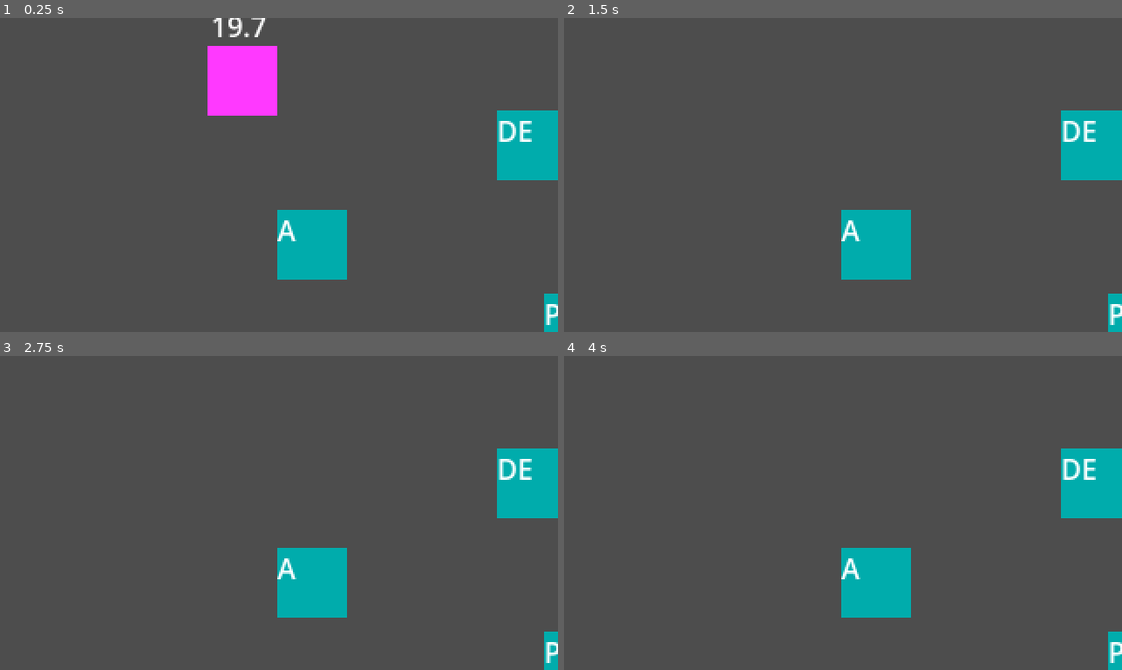
Above: before the commit, frames 1-4 (two rows, left to right).
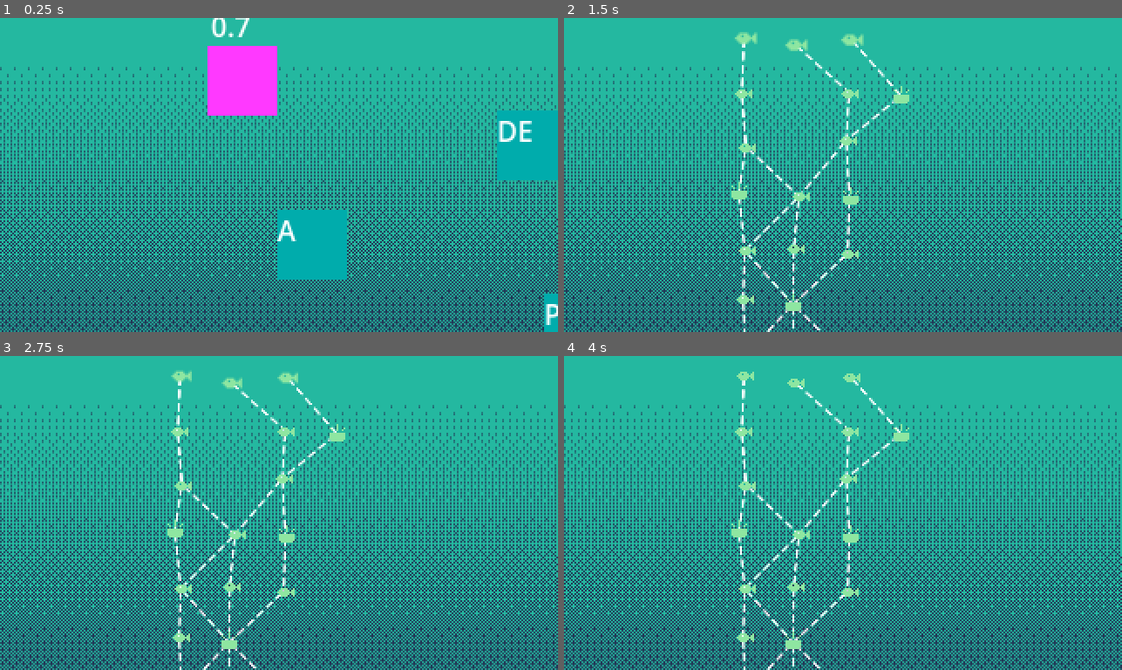
Above: after the commit, the same moments.

Repository: get-shwifty/LD57
Game: Godot game, scene res://Game/main_scene.tscn
Two runs of this game, one before a commit and one after it. Both use one fixed random seed, a clock stepped at 60 frames per second and the inputs below.
Inputs (mouse positions are in pixels of both pictures, inside the frame that each line leads up to):
- Up to frame 1 (0.25 s): no input
- Up to frame 2 (1.5 s): tap Enter (game_compose_word) at 0.5 s; move the mouse to (965, 159) at 0.52 s; hold D (move_right) 0.53-1.28 s; hold Mouse wheel up (scroll_up) 0.53-1.28 s; click (965, 159) at 0.67 s; tap Space (fire) at 1.25, 1.35 s; move the mouse to (731, 190) at 1.27 s; hold S (move_down) from 1.28 s (still down)
- Up to frame 3 (2.75 s): tap Mouse wheel up (scroll_up) at 1.55 s; move the mouse to (334, 443) at 2.02 s; release S (move_down) at 2.03 s; hold D (move_right) from 2.03 s (still down); hold Mouse wheel up (scroll_up) from 2.03 s (still down); click (334, 443) at 2.1 s
- Up to frame 4 (4 s): tap Enter (game_compose_word) at 2.75, 2.85 s; move the mouse to (815, 575) at 2.77 s; release D (move_right) at 2.78 s; release Mouse wheel up (scroll_up) at 2.78 s; hold W (move_up) 2.78-3.53 s; click (815, 575) at 2.92 s; tap Mouse wheel up (scroll_up) at 3.05, 3.8 s; move the mouse to (1010, 560) at 3.52 s; hold A (move_left) from 3.53 s (still down); hold Mouse wheel down (scroll_down) from 3.53 s (still down)

The runs differ from the first frame. In frame 1, 92% of the frame differs, in the area x 0-100%, y 0-100%; in frame 2, 100%; in frame 3, 100%; in frame 4, 100%.

Commit message:
link between level and map

Diff:
--- a/gd_project/GUI/Map.tscn
+++ b/gd_project/GUI/Map.tscn
@@ -1,14 +1,8 @@
-[gd_scene load_steps=5 format=3 uid="uid://bw3v0sr71ds7l"]
+[gd_scene load_steps=4 format=3 uid="uid://bw3v0sr71ds7l"]
 
 [ext_resource type="Script" uid="uid://c6di4ajqsqm26" path="res://GUI/map_generator.gd" id="1_ktjkf"]
 [ext_resource type="Script" uid="uid://b7woe163sweur" path="res://GUI/map.gd" id="1_v258p"]
-
-[sub_resource type="Gradient" id="Gradient_ktjkf"]
-offsets = PackedFloat32Array(0, 0.684524, 1)
-colors = PackedColorArray(0, 0.100207, 0.19466, 1, 0.276093, 0.557458, 0.639529, 1, 0.723445, 0.992843, 0.867072, 1)
-
-[sub_resource type="GradientTexture1D" id="GradientTexture1D_v258p"]
-gradient = SubResource("Gradient_ktjkf")
+[ext_resource type="Texture2D" uid="uid://bttlkgy3yuih6" path="res://GUI/map.png" id="3_ua3gp"]
 
 [node name="Map" type="Node2D"]
 script = ExtResource("1_v258p")
@@ -29,19 +23,17 @@
 
 [node name="MapBackground" type="CanvasLayer" parent="."]
 layer = -1
-rotation = 1.5708
-transform = Transform2D(-4.37114e-08, 1, -1, -4.37114e-08, 0, 0)
 
 [node name="Background" type="TextureRect" parent="MapBackground"]
 anchors_preset = -1
 anchor_left = -0.003
 anchor_top = -1.783
 anchor_right = 0.661
-offset_left = -0.04
-offset_top = 0.940033
-offset_right = 43.48
+offset_left = 0.96
+offset_top = 269.94
+offset_right = 159.48
+offset_bottom = 309.0
 grow_horizontal = 2
 grow_vertical = 2
 scale = Vector2(0.862527, 0.994627)
-texture = SubResource("GradientTexture1D_v258p")
-flip_h = true
+texture = ExtResource("3_ua3gp")
--- a/gd_project/GUI/MapRoom.tscn
+++ b/gd_project/GUI/MapRoom.tscn
@@ -1,7 +1,43 @@
-[gd_scene load_steps=8 format=3 uid="uid://x8ulty73bcdl"]
+[gd_scene load_steps=13 format=3 uid="uid://x8ulty73bcdl"]
 
 [ext_resource type="Script" uid="uid://c0kmlmewb3vxa" path="res://GUI/map_room.gd" id="1_wiavm"]
-[ext_resource type="Texture2D" uid="uid://isdro2qkybgv" path="res://GUI/icon.svg" id="2_wiavm"]
+[ext_resource type="Texture2D" uid="uid://e5xemx6k5mkj" path="res://GUI/icons.png" id="2_wiavm"]
+
+[sub_resource type="AtlasTexture" id="AtlasTexture_hh5km"]
+atlas = ExtResource("2_wiavm")
+region = Rect2(20, 0, 20, 20)
+
+[sub_resource type="AtlasTexture" id="AtlasTexture_wj0d6"]
+atlas = ExtResource("2_wiavm")
+region = Rect2(40, 0, 20, 20)
+
+[sub_resource type="AtlasTexture" id="AtlasTexture_ye35i"]
+atlas = ExtResource("2_wiavm")
+region = Rect2(0, 20, 20, 20)
+
+[sub_resource type="AtlasTexture" id="AtlasTexture_qqogc"]
+atlas = ExtResource("2_wiavm")
+region = Rect2(0, 0, 20, 20)
+
+[sub_resource type="SpriteFrames" id="SpriteFrames_qian6"]
+animations = [{
+"frames": [{
+"duration": 1.0,
+"texture": SubResource("AtlasTexture_hh5km")
+}, {
+"duration": 1.0,
+"texture": SubResource("AtlasTexture_wj0d6")
+}, {
+"duration": 1.0,
+"texture": SubResource("AtlasTexture_ye35i")
+}, {
+"duration": 1.0,
+"texture": SubResource("AtlasTexture_qqogc")
+}],
+"loop": true,
+"name": &"default",
+"speed": 5.0
+}]
 
 [sub_resource type="CircleShape2D" id="CircleShape2D_vw6kk"]
 radius = 16.0
@@ -101,9 +137,8 @@
 width = 5.0
 default_color = Color(0.310762, 0.451059, 0.235512, 1)
 
-[node name="Sprite2D" type="Sprite2D" parent="RoomVisuals"]
-scale = Vector2(0.1, 0.1)
-texture = ExtResource("2_wiavm")
+[node name="AnimatedSprite2D" type="AnimatedSprite2D" parent="RoomVisuals"]
+sprite_frames = SubResource("SpriteFrames_qian6")
 
 [node name="CollisionShape2D" type="CollisionShape2D" parent="."]
 light_mask = 8
--- a/gd_project/GUI/map.gd
+++ b/gd_project/GUI/map.gd
@@ -4,6 +4,8 @@
 const SCROLL_SPEED := 15
 const MAP_ROOM = preload("res://GUI/MapRoom.tscn")
 const MAP_LINE = preload("res://GUI/MapLine.tscn")
+
+signal map_exited(room: Room)
 
 @onready var map_generator: MapGenerator = $MapGenerator
 @onready var lines: Node2D = %Lines
@@ -19,13 +21,16 @@
 func _ready() -> void:
 	camera_edge_y = MapGenerator.Y_DIST * (MapGenerator.FLOORS - 1)
 
-	generate_new_map()
-	unlock_floor(0) # Permet d'activer le premier étage en entier
+	#generate_new_map()
+	#unlock_floor(0) # Permet d'activer le premier étage en entier
 
 ## Surcharge de la fonction input pour permettre le scroll vertical
 func _input(event: InputEvent) -> void:
 	if event.is_action_pressed("scroll_up"):
+		print("SCROLL")
+		print(camera_2d.position.y)
 		camera_2d.position.y -= SCROLL_SPEED
+		print(camera_2d.position.y)
 	if event.is_action_pressed("scroll_down"):
 		camera_2d.position.y += SCROLL_SPEED
 
@@ -98,4 +103,4 @@
 
 	last_room = room
 	floors_climbed += 1
-	#Events.map_exited.emit(room)
+	map_exited.emit(room)
--- a/gd_project/GUI/map_generator.gd
+++ b/gd_project/GUI/map_generator.gd
@@ -6,8 +6,8 @@
 const PLACEMENT_RANDOMNESS := 5
 const FLOORS := 10
 const MAP_WITDTH := 5
-const PATHS := 3
-const MIN_START_POINTS := 1
+const PATHS := 4
+const MIN_START_POINTS := 2
 const CLASSIC_ROOM_WEIGHT := 10.0
 const SHOP_ROOM_WEIGHT := 4.0
 const MINI_BOSS_ROOM_WEIGHT := 5.0
--- a/gd_project/GUI/map_room.gd
+++ b/gd_project/GUI/map_room.gd
@@ -3,16 +3,16 @@
 
 signal selected(room: Room)
 
-const SCALE := Vector2(0.1, 0.1)
+const SCALE := Vector2(1, 1)
 const ICONS := {
 	Room.Type.NOT_ASSIGNED: [null, Vector2.ONE],
-	Room.Type.CLASSIC: [preload("res://GUI/icon.svg"), SCALE],
-	Room.Type.MINI_BOSS: [preload("res://GUI/icon_boss.jpg"), SCALE],
-	Room.Type.BOSS: [preload("res://GUI/icon_boss.jpg"), SCALE],
-	Room.Type.SHOP: [preload("res://GUI/icon_shop.jpg"), SCALE],
+	Room.Type.CLASSIC: [3, SCALE],
+	Room.Type.MINI_BOSS: [1, SCALE],
+	Room.Type.BOSS: [1, SCALE],
+	Room.Type.SHOP: [0, SCALE],
 }
 
-@onready var sprite_2d: Sprite2D = $RoomVisuals/Sprite2D
+@onready var icon: AnimatedSprite2D = $RoomVisuals/AnimatedSprite2D
 @onready var line_2d: Line2D = $RoomVisuals/Line2D
 @onready var animation_player: AnimationPlayer = $AnimationPlayer
 
@@ -32,11 +32,11 @@
 	position = room.position
 	line_2d.rotation_degrees = randi_range(0, 360)
 
-	sprite_2d.texture = ICONS[room.type][0]
-	sprite_2d.scale = ICONS[room.type][1]
+	icon.frame = ICONS[room.type][0]
+	icon.scale = ICONS[room.type][1]
 
 func show_selected() -> void:
-	line_2d.modulate = Color.PALE_GREEN
+	line_2d.modulate = Color.WHITE
 
 func _on_input_event(viewport: Node, event: InputEvent, shape_idx: int) -> void:
 	if not available or not event.is_action_pressed("left_mouse"):
--- a/gd_project/Game/Characters/player.gd
+++ b/gd_project/Game/Characters/player.gd
@@ -3,7 +3,7 @@
 class_name Player
 
 @export var MOVE_SPEED : float = 500
-@export var START_OXYGEN : float = 20
+@export var START_OXYGEN : float = 1
 @export var OXYGEN_CONSUMPTION_RATE : float = 1
 
 signal on_oxygen_depleted;
--- a/gd_project/Game/main_scene.gd
+++ b/gd_project/Game/main_scene.gd
@@ -1,6 +1,7 @@
 extends Node2D
 
 @onready var MENU_LEVEL_FINISHED = preload("res://Game/GUI/menu_level_finished.tscn")
+@onready var MENU_LEVEL_SELECTION = preload("res://GUI/Map.tscn")
 
 @onready var LEVEL_TEST_DEFAULT = preload("res://Game/Levels/level_test.tscn")
 
@@ -8,18 +9,29 @@
 
 var current_level : Level
 var current_menu;
+var map_menu: Map;
 
 func _ready():
+	setup_game()
 	for child in get_children():
 		if child is Level:
 			print("detected level override")
 			current_level = child;
 			current_level.on_level_finished.connect(on_level_finished)
 			return
-	setup_game()
+
 
 func setup_game():
 	print("classic game setup")
+	map_menu = MENU_LEVEL_SELECTION.instantiate()
+	menu_container.add_child(map_menu)
+
+	# code à lancer après avoir cliqué sur le bouton "PLAY"
+	map_menu.generate_new_map()
+	map_menu.unlock_floor(0)
+	map_menu.hide_map()
+	#connect signalsto setup_new_level
+	map_menu.map_exited.connect(_on_map_exited)
 
 func on_level_finished():
 	print("main game detected level finished")
@@ -31,7 +43,22 @@
 func on_score_menu_closed():
 	current_menu.queue_free()
 	current_level.queue_free()
+	map_menu.show_map()
 
+func start_new_level():
 	current_level = LEVEL_TEST_DEFAULT.instantiate()
 	current_level.on_level_finished.connect(on_level_finished)
 	add_child(current_level)
+
+func _on_map_exited(room: Room) -> void:
+	map_menu.hide_map()
+	map_menu.unlock_next_rooms()
+	match room.type:
+		Room.Type.CLASSIC:
+			start_new_level()
+		Room.Type.SHOP:
+			start_new_level()
+		Room.Type.MINI_BOSS:
+			start_new_level()
+		Room.Type.BOSS:
+			start_new_level()
--- a/gd_project/project.godot
+++ b/gd_project/project.godot
@@ -88,3 +88,4 @@
 
 renderer/rendering_method="gl_compatibility"
 renderer/rendering_method.mobile="gl_compatibility"
+2d/snap/snap_2d_transforms_to_pixel=true
Binary file added: gd_project/GUI/icons.png
Not shown, added: gd_project/GUI/icons.png.import
Binary file added: gd_project/GUI/map.png
Not shown, added: gd_project/GUI/map.png.import
